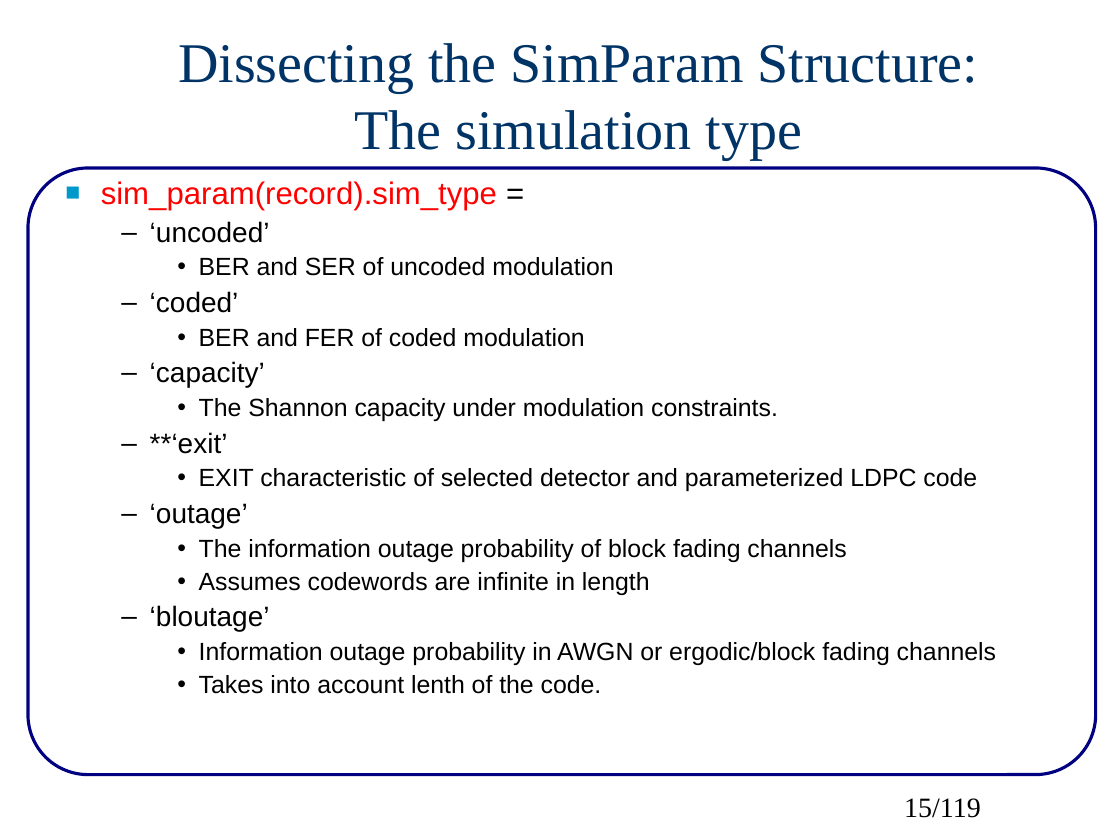
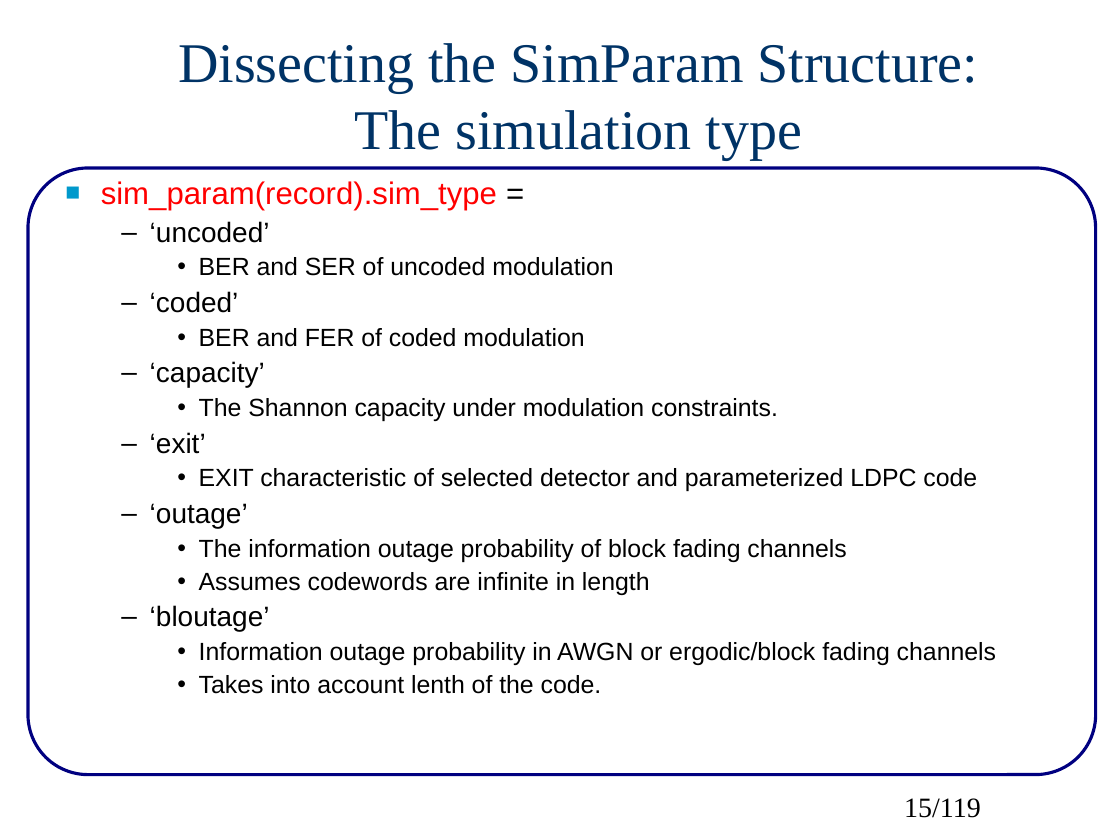
Before and after one commit to wvu-wcrl/CML, a slide deck: slide 15 of doc/src/CMLoverview.pptx. Drawn at 1120x840 pixels with LibreOffice and Linux fonts; fonts in the diff are those of the drawing. Boxes give left, top, right and bottom in pixels: in the first picture for what was removed or moved away, otherwise in the second. Text is boxed around its words. In the diff, an @@ line names an element or a change of style, - is before the commit and + after.

```diff
--- a/doc/src/CMLoverview.pptx
+++ b/doc/src/CMLoverview.pptx
@@ text at [150, 432, 206, 454]: text changed @@
-  – **‘exit’
+  – ‘exit’
```
Also in this commit, not shown: 32 other slides changed, 4 other files.
